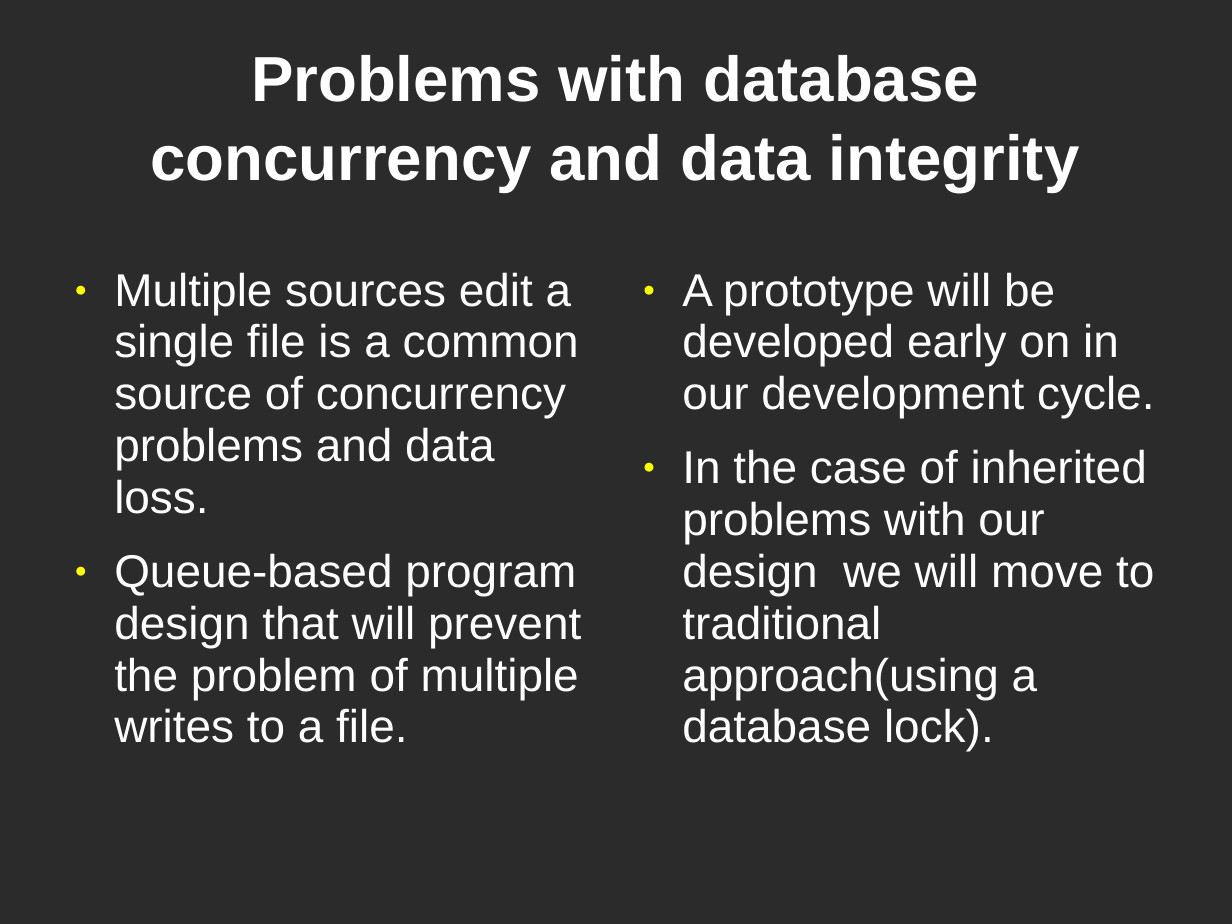
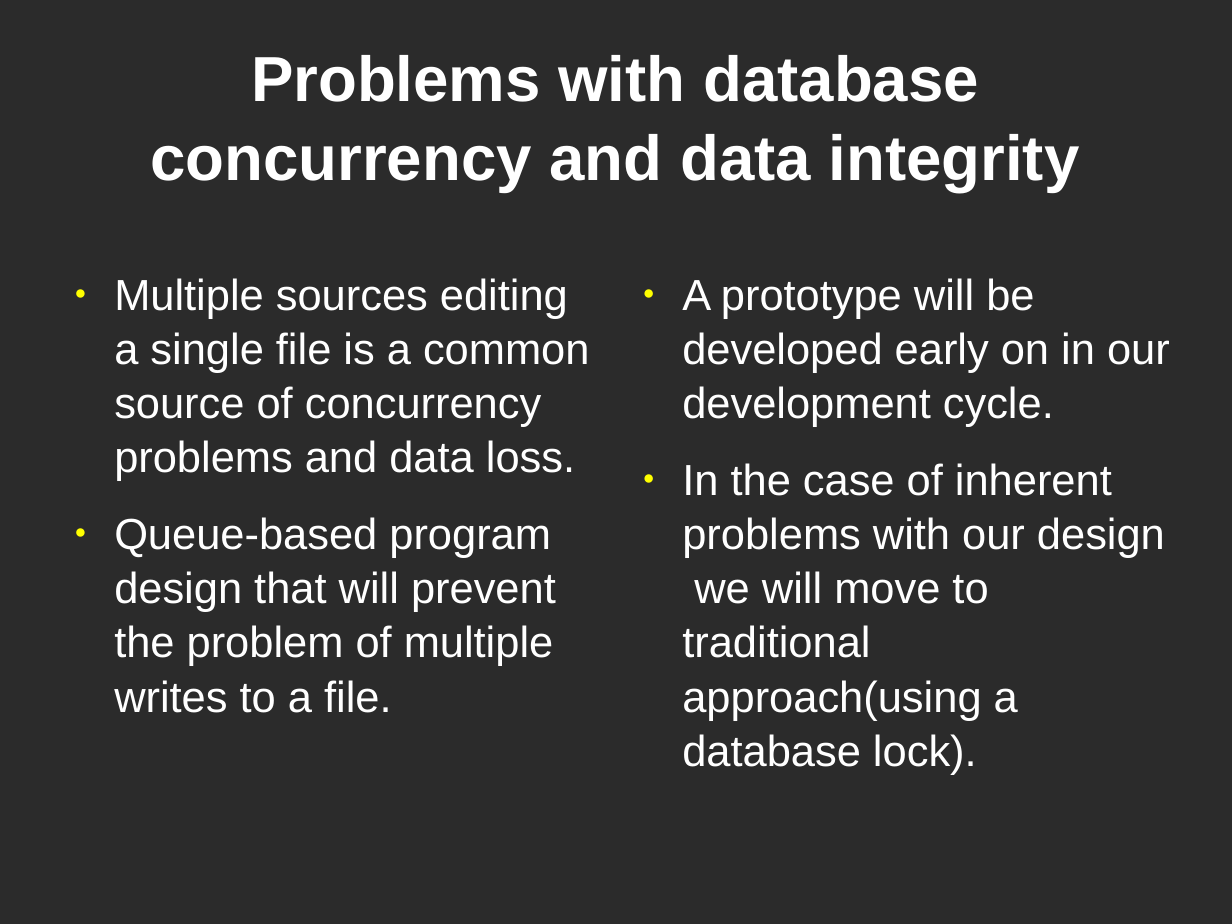
Before and after one commit to CoNetPad/CoNetPad, a slide deck: slide 14 of docs/Deliverable1/Presentation/Presentation1.ppt (slide 12 before the commit). Drawn at 1232x924 pixels with LibreOffice and Linux fonts; fonts in the diff are those of the drawing; background and template pictures are left out; a plain dark background stands for a picture behind light text. Boxes give left, top, right and bottom in pixels: in the first picture for what was removed or moved away, otherwise in the second. Text is boxed around its words. In the diff, an @@ line names an element or a change of style, - is before the commit and + after.

```diff
--- a/docs/Deliverable1/Presentation/Presentation1.ppt
+++ b/docs/Deliverable1/Presentation/Presentation1.ppt
@@ text at (114, 278, 589, 481): text changed; size 29.6 to 28 pt @@
-● Multiple sources edit a single file is a common source of concurrency problems and data loss.
+● Multiple sources editing a single file is a common source of concurrency problems and data loss.
@@ text at (682, 278, 1170, 427): size 29.6 to 28 pt in "A prototype will be developed early on ..."; line spacing 0.94 to 1.04 @@
@@ text at (682, 463, 1165, 775): text changed; size 29.6 to 28 pt @@
-● In the case of inherited problems with our design we will move to traditional approach(using a database lock).
+● In the case of inherent problems with our design we will move to traditional approach(using a database lock).
@@ text at (114, 517, 556, 713): size 29.6 to 28 pt in "Queue-based program design that will prevent the ..."; line spacing 0.94 to 1.04 @@
```
Also in this commit, not shown: 13 other slides changed, 3 slides added, 2 slides removed, 1 other file.
